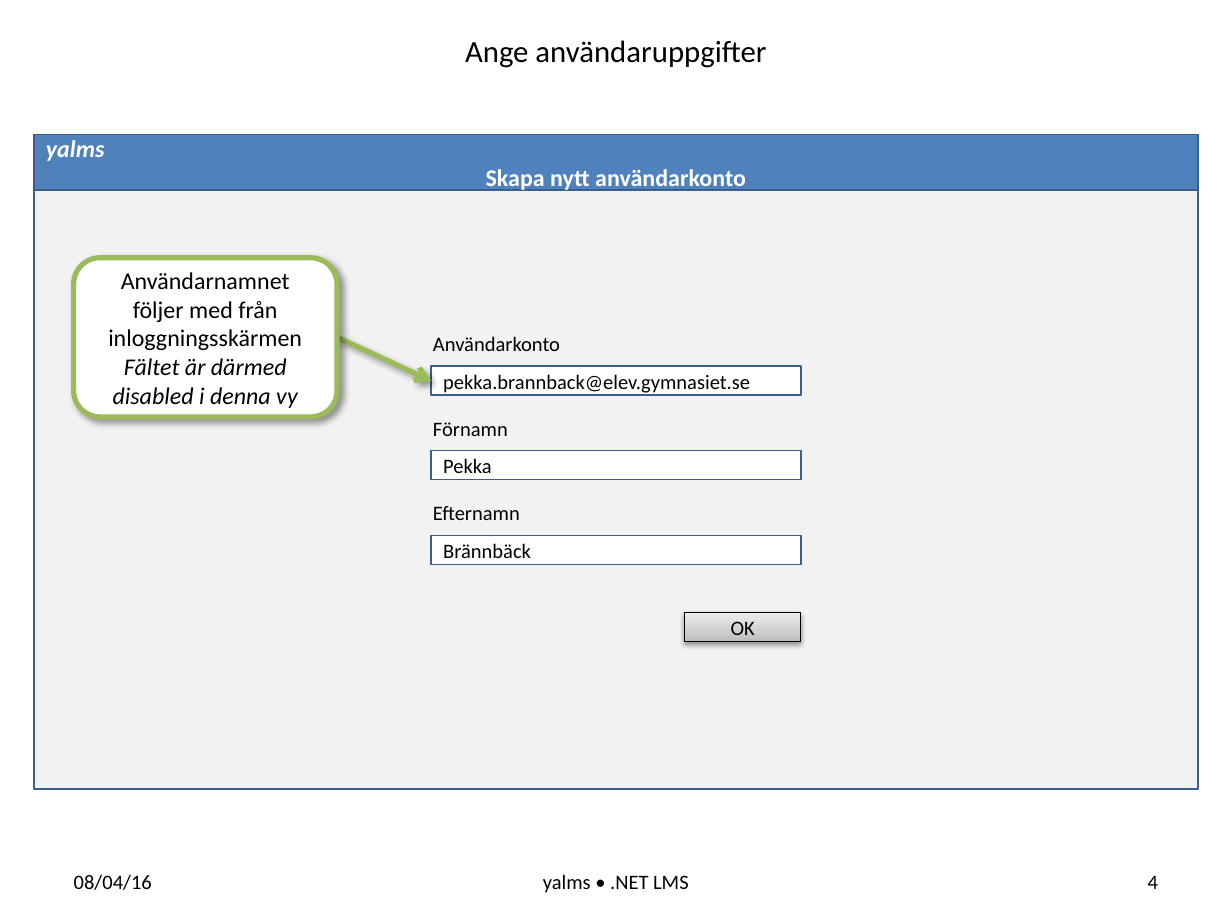
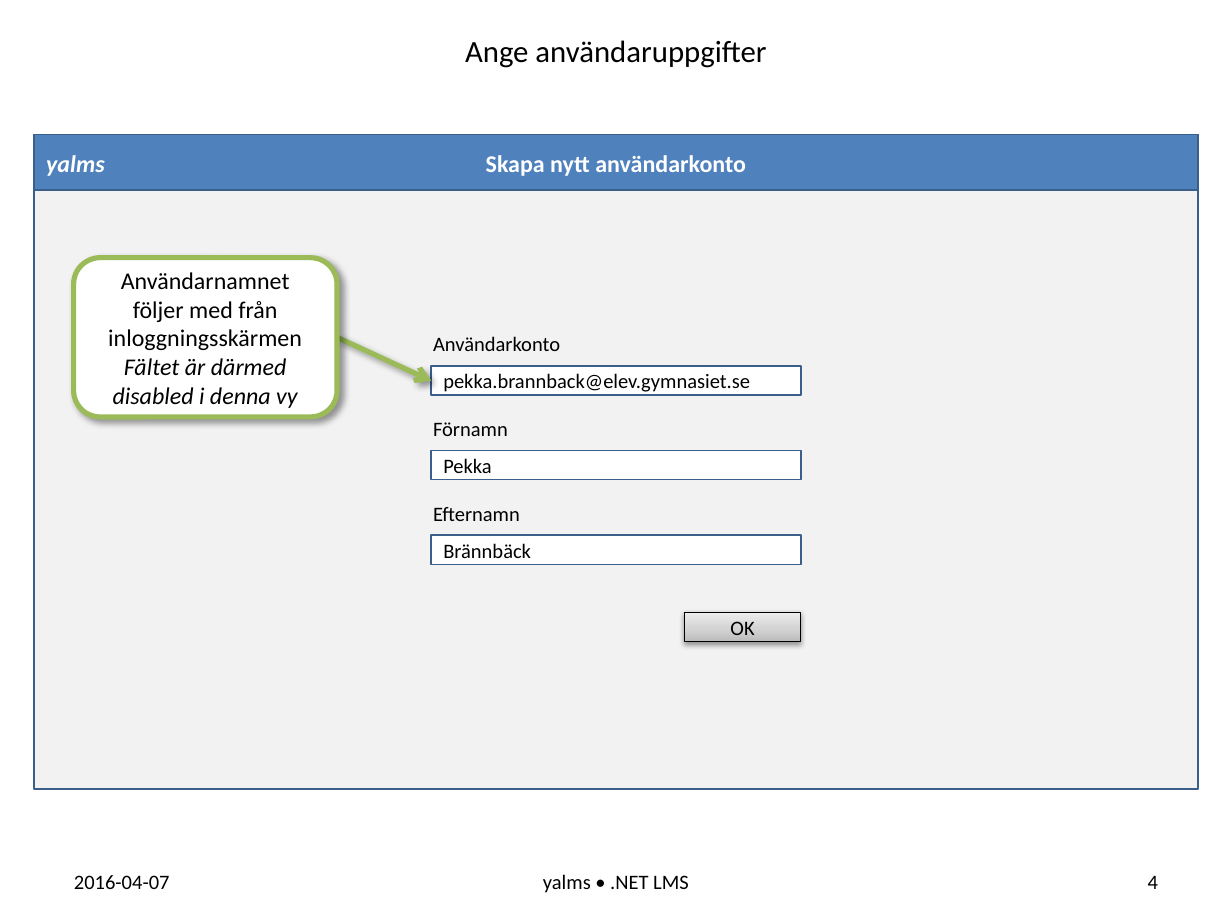
Before and after one commit to sc-elev/yalms, a slide deck: slide 4 of doc/Presentation_yalms.pptx. Drawn at 1232x924 pixels with LibreOffice and Linux fonts; fonts in the diff are those of the drawing. Boxes give left, top, right and bottom in pixels: in the first picture for what was removed or moved away, otherwise in the second. Text is boxed around its words. In the diff, an @@ line names an element or a change of style, - is before the commit and + after.

```diff
--- a/doc/Presentation_yalms.pptx
+++ b/doc/Presentation_yalms.pptx
@@ rectangle "yalms" at <box>34,134,1199,190</box>: columns 1 to 3; outline #3A5F8C 0.99 pt to #3A5F8C 1 pt @@
@@ rectangle at <box>34,134,1199,788</box>: outline #3A5F8C 0.99 pt to #3A5F8C 1 pt @@
@@ rectangle "pekka.brannback@elev.gymnasiet.se" at <box>431,366,801,395</box>: outline #3A5F8C 0.99 pt to #3A5F8C 1 pt @@
@@ text at <box>74,875,170,889</box>: text changed @@
-08/04/16
+2016-04-07
```
Also in this commit, not shown: 20 other slides changed, 4 slides removed.
